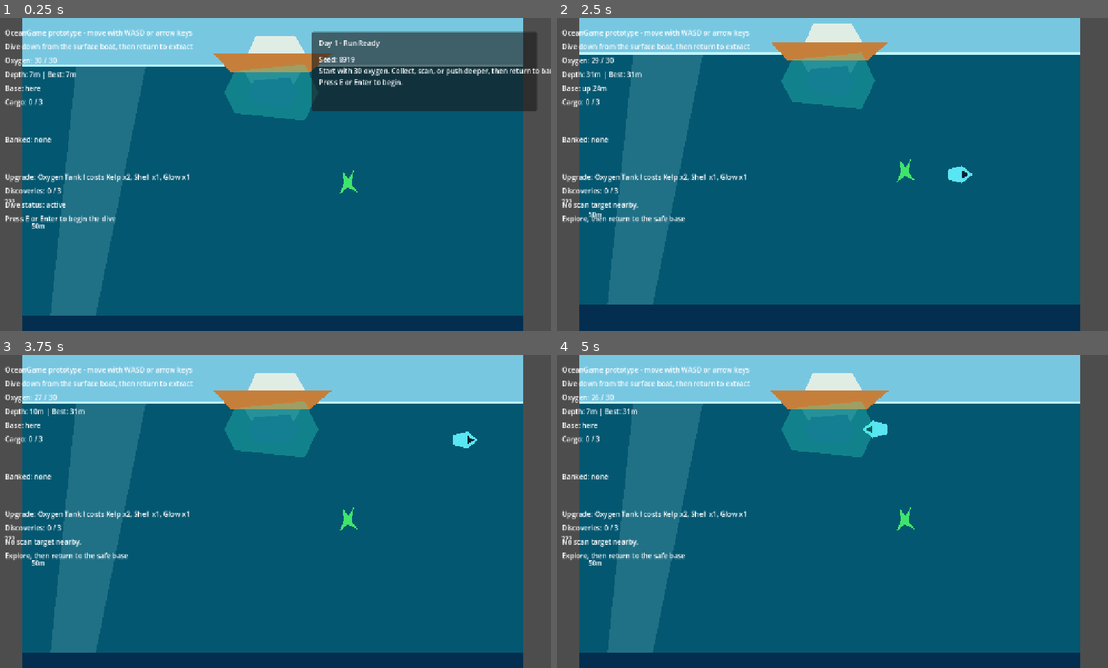
Above: before the commit, frames 1-4 (two rows, left to right).
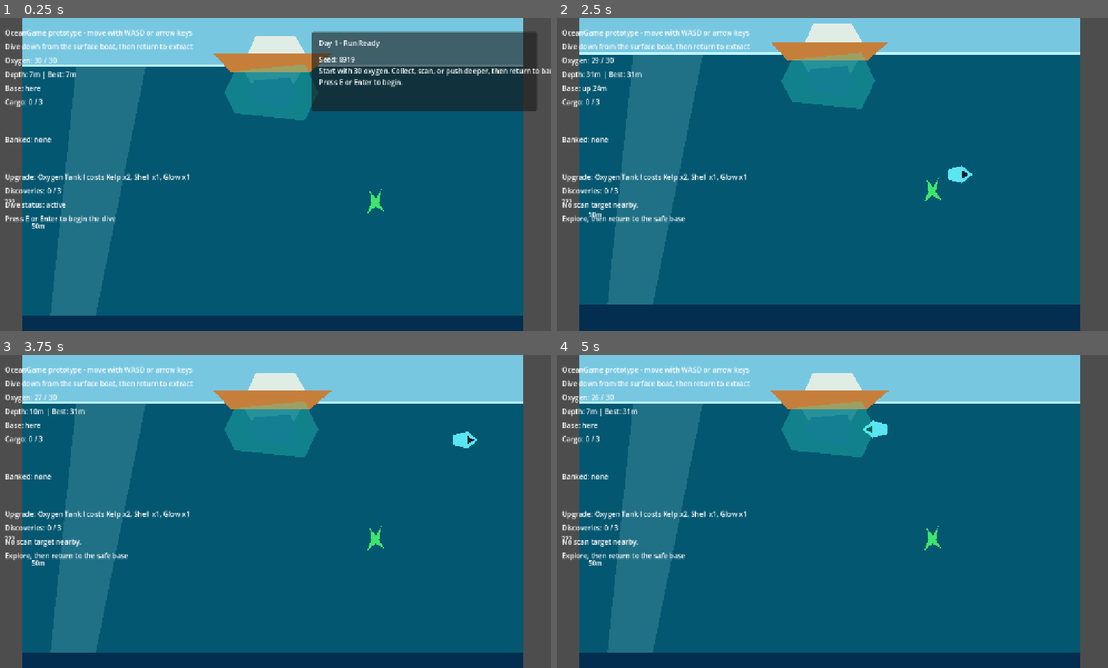
Above: after the commit, the same moments.

Repository: joeypshell/OceanGame
Game: Godot game, scene res://scenes/Main.tscn
Same seed, same stepped clock (60 frames per second), same inputs: the game is played once before the commit and once after it.
Inputs:
- Up to frame 1 (0.25 s): no input
- Up to frame 2 (2.5 s): tap E (interact) at 0.5, 0.6, 2.1 s; hold D (move_right) 0.53-1.28 s; hold S (move_down) 1.28-2.03 s; tap F (scan) at 1.35 s; hold D (move_right) from 2.03 s (still down)
- Up to frame 3 (3.75 s): release D (move_right) at 2.78 s; hold W (move_up) 2.78-3.53 s; tap F (scan) at 2.85 s; hold A (move_left) from 3.53 s (still down); tap E (interact) at 3.6 s
- Up to frame 4 (5 s): keep holding A (move_left); tap F (scan) at 4.35 s

The runs differ from the first frame. In frame 1, 0.2% of the frame differs, in the area x 61-70%, y 48-63%; in frame 2, 0.2%; in frame 3, 0.2%; in frame 4, 0.2%.

Commit message:
Resolve #20 randomize starter resource placement

Diff:
--- a/scenes/Main.tscn
+++ b/scenes/Main.tscn
@@ -129,10 +129,45 @@
 [node name="CollisionShape2D" type="CollisionShape2D" parent="BaseZone"]
 shape = SubResource("CircleShape2D_base_zone")
 
+[node name="StarterResourceCandidates" type="Node2D" parent="."]
+
+[node name="KelpFiber" type="Node2D" parent="StarterResourceCandidates"]
+
+[node name="A" type="Marker2D" parent="StarterResourceCandidates/KelpFiber"]
+position = Vector2(760, 390)
+
+[node name="B" type="Marker2D" parent="StarterResourceCandidates/KelpFiber"]
+position = Vector2(900, 470)
+
+[node name="C" type="Marker2D" parent="StarterResourceCandidates/KelpFiber"]
+position = Vector2(560, 570)
+
+[node name="ShellFragments" type="Node2D" parent="StarterResourceCandidates"]
+
+[node name="A" type="Marker2D" parent="StarterResourceCandidates/ShellFragments"]
+position = Vector2(450, 900)
+
+[node name="B" type="Marker2D" parent="StarterResourceCandidates/ShellFragments"]
+position = Vector2(700, 1020)
+
+[node name="C" type="Marker2D" parent="StarterResourceCandidates/ShellFragments"]
+position = Vector2(1010, 1130)
+
+[node name="GlowPlankton" type="Node2D" parent="StarterResourceCandidates"]
+
+[node name="A" type="Marker2D" parent="StarterResourceCandidates/GlowPlankton"]
+position = Vector2(760, 1490)
+
+[node name="B" type="Marker2D" parent="StarterResourceCandidates/GlowPlankton"]
+position = Vector2(930, 1600)
+
+[node name="C" type="Marker2D" parent="StarterResourceCandidates/GlowPlankton"]
+position = Vector2(650, 1700)
+
 [node name="ResourcePickups" type="Node2D" parent="."]
 
 [node name="KelpFiber" type="Area2D" parent="ResourcePickups"]
-position = Vector2(830, 420)
+position = Vector2(760, 390)
 script = ExtResource("3_resource_pickup")
 definition = ExtResource("4_kelp_fiber")
 
@@ -144,7 +179,7 @@
 shape = SubResource("CircleShape2D_pickup")
 
 [node name="ShellFragments" type="Area2D" parent="ResourcePickups"]
-position = Vector2(470, 960)
+position = Vector2(450, 900)
 script = ExtResource("3_resource_pickup")
 definition = ExtResource("5_shell_fragments")
 
@@ -156,7 +191,7 @@
 shape = SubResource("CircleShape2D_pickup")
 
 [node name="GlowPlankton" type="Area2D" parent="ResourcePickups"]
-position = Vector2(890, 1580)
+position = Vector2(760, 1490)
 script = ExtResource("3_resource_pickup")
 definition = ExtResource("6_glow_plankton")
 
--- a/scripts/main.gd
+++ b/scripts/main.gd
@@ -9,6 +9,11 @@
 	"shell_fragments": 1,
 	"glow_plankton": 1,
 }
+const STARTER_RESOURCE_PICKUP_NAMES := [
+	"KelpFiber",
+	"ShellFragments",
+	"GlowPlankton",
+]
 
 @export var max_oxygen := 30.0
 @export var oxygen_tank_1_max_oxygen := 40.0
@@ -35,6 +40,7 @@
 @onready var run_panel: Panel = $HUD/RunPanel
 @onready var run_title_label: Label = $HUD/RunPanel/RunTitle
 @onready var run_summary_label: Label = $HUD/RunPanel/RunSummary
+@onready var starter_resource_candidates: Node2D = $StarterResourceCandidates
 @onready var glow_plankton_visual: Polygon2D = $ResourcePickups/GlowPlankton/Visual
 @onready var hidden_glow_plankton: Node = $ResourcePickups/HiddenGlowPlankton
 @onready var vent_route_hint: Node2D = $VentRouteHint
@@ -120,6 +126,7 @@
 func _prepare_next_run() -> void:
 	progression_state.advance_run()
 	dive_session.reset(_current_max_oxygen())
+	_place_starter_resources_for_run()
 
 func _on_base_zone_body_entered(body: Node2D) -> void:
 	if body == player:
@@ -240,6 +247,33 @@
 	for pickup in get_tree().get_nodes_in_group("resource_pickups"):
 		pickup.reset_pickup()
 	_sync_discovery_reveals()
+
+func _place_starter_resources_for_run() -> void:
+	var rng := RandomNumberGenerator.new()
+	rng.seed = progression_state.current_run_seed
+
+	for pickup_name in STARTER_RESOURCE_PICKUP_NAMES:
+		var pickup := get_node_or_null("ResourcePickups/%s" % pickup_name) as Node2D
+		if pickup == null:
+			continue
+
+		var candidates := _candidate_positions_for_resource(pickup_name)
+		if candidates.is_empty():
+			continue
+
+		pickup.global_position = candidates[rng.randi_range(0, candidates.size() - 1)]
+
+func _candidate_positions_for_resource(resource_name: String) -> Array[Vector2]:
+	var resource_candidates := starter_resource_candidates.get_node_or_null(resource_name)
+	if resource_candidates == null:
+		return []
+
+	var positions: Array[Vector2] = []
+	for candidate in resource_candidates.get_children():
+		if candidate is Node2D:
+			positions.append(candidate.global_position)
+
+	return positions
 
 func _sync_discovery_reveals() -> void:
 	if progression_state.has_discovery("thermal_vent"):
Not shown, changed: docs/current/GAMEPLAY.md
Not shown, changed: docs/current/ROADMAP.md
